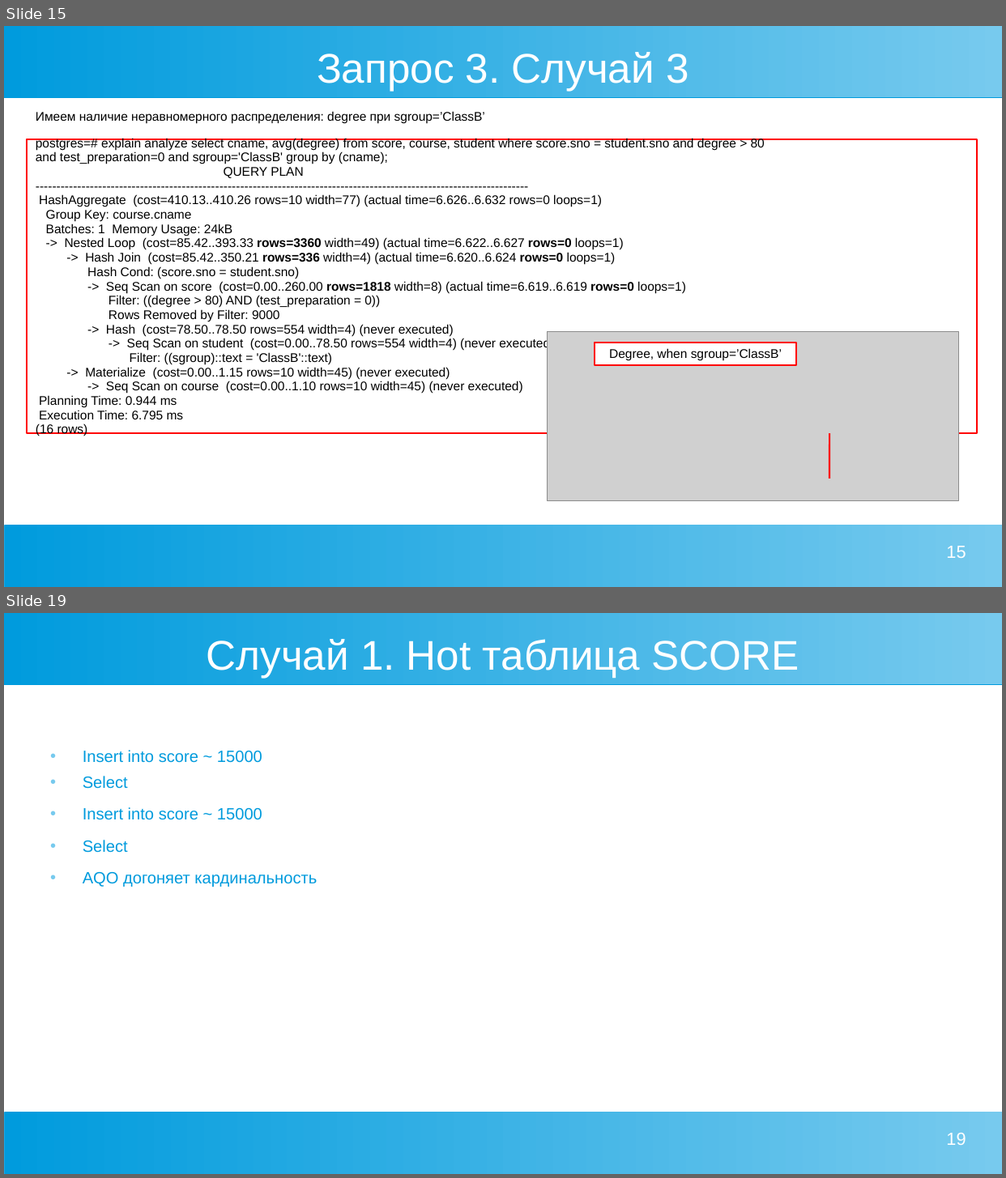
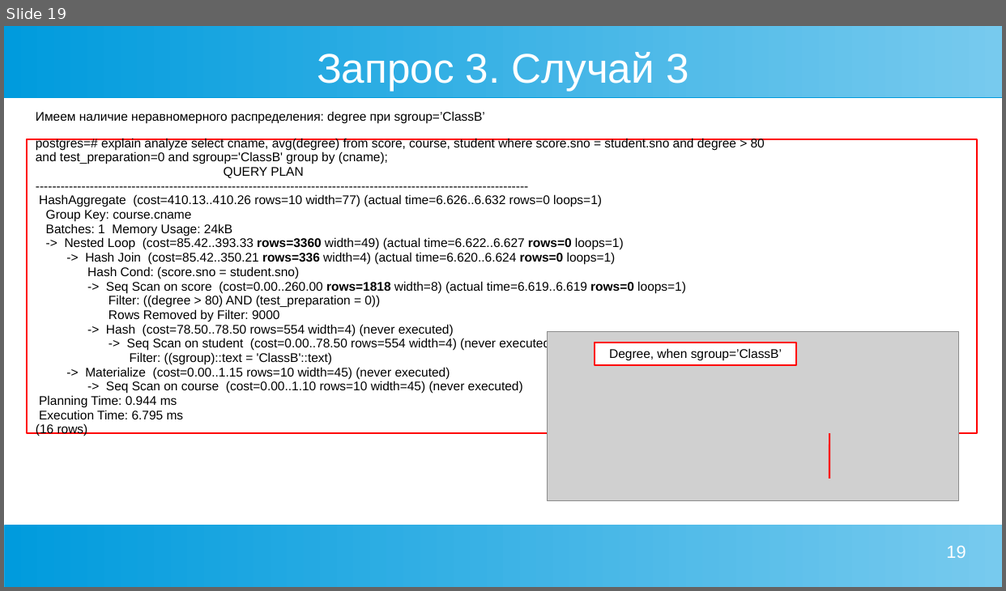
Before and after one commit to Alena0704/conf, a slide deck: aqo_presentation.ppt. Shown one above the other, each under a label of ours: slides 15 and 19 before the commit, slide 19 after it; the slides between them are not shown. The pictures are 1006x1178 and 1006x591 pixels, drawn with LibreOffice and Linux fonts; fonts in the diff are those of the drawing; grey boxes stand for pictures. Boxes give left, top, right and bottom in pixels: in the first picture for what was removed or moved away, otherwise in the second. Text is boxed around its words. In the diff, an @@ line names an element or a change of style, - is before the commit and + after.

```diff
--- a/aqo_presentation.ppt
+++ b/aqo_presentation.ppt
@@ slide 19 removed at [4,613,1002,1174], background #FFFFFF; not listed: 2 template elements that a slide beside it also shows @@
@@ title removed at [206,639,799,678] @@
-Случай 1. Hot таблица SCORE
@@ text removed at [83,750,317,888] @@
-• Insert into score ~ 15000
-• Select
-• Insert into score ~ 15000
-• Select
-• AQO догоняет кардинальность
@@ page number removed at [946,1133,965,1145] @@
-19
@@ what was slide 15 is now slide 19 @@
@@ page number at [946,546,965,558]: text changed @@
-15
+19
```
Also in this commit, not shown: 12 slides changed, 7 slides added, 6 other slides removed.
